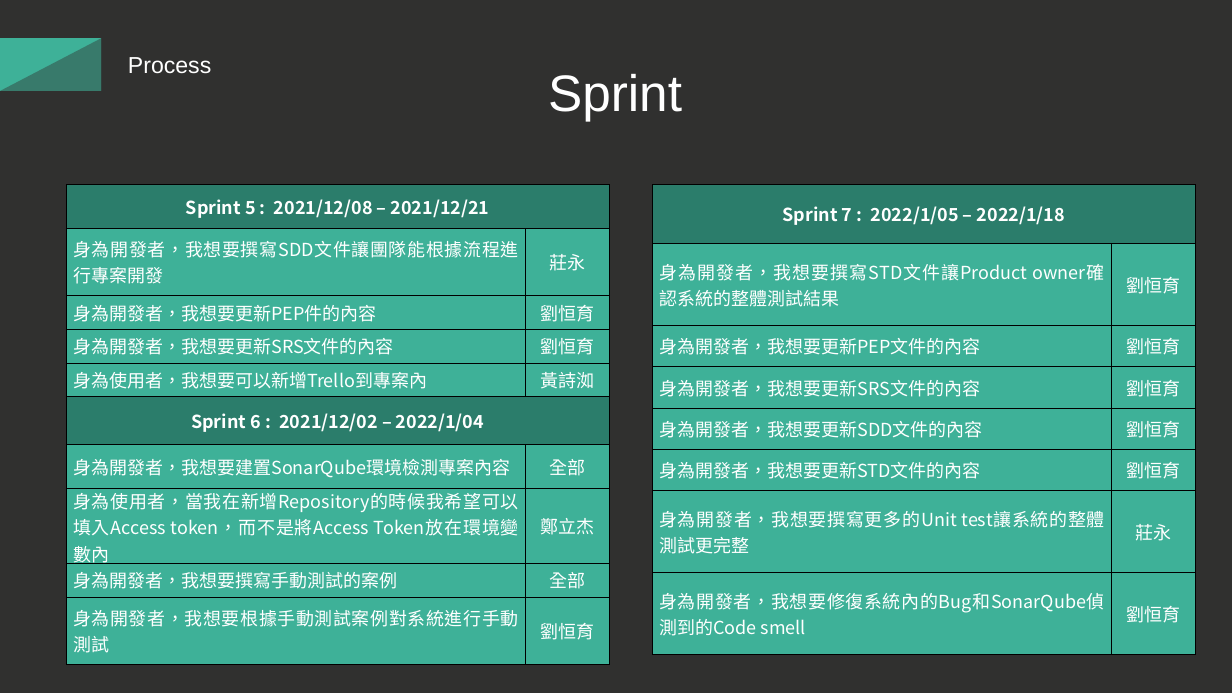
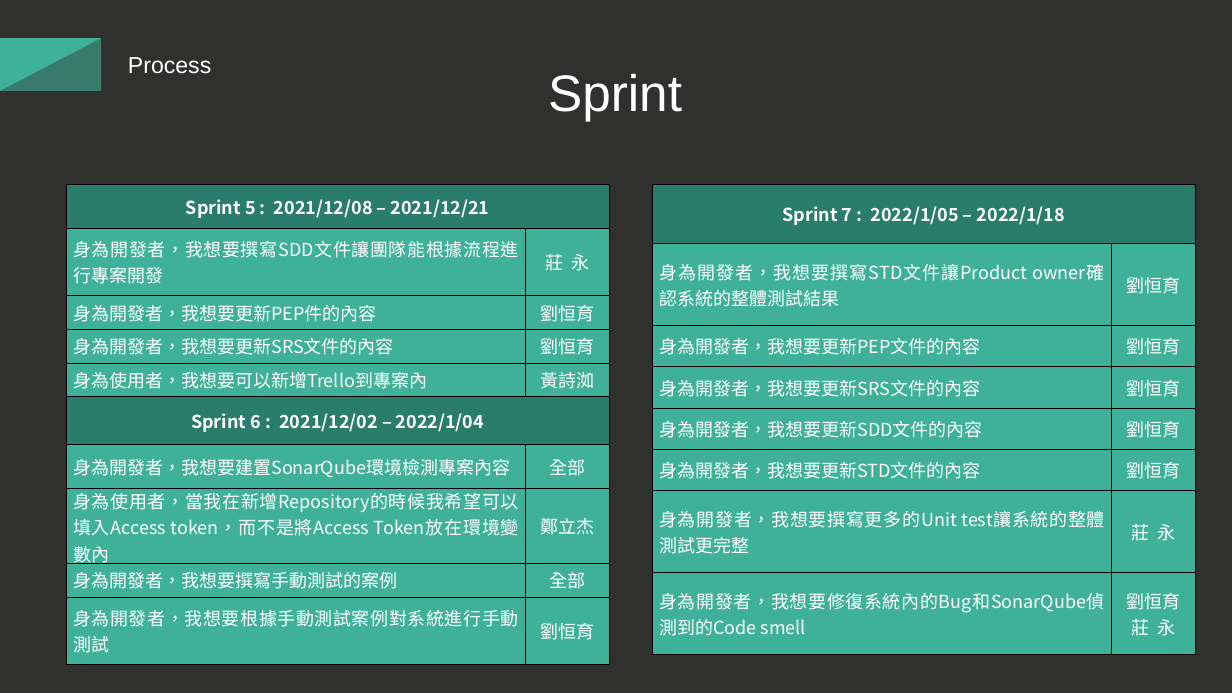
Before and after one commit to 13urgerKing/110_1-SE, a slide deck: slide 5 of documents/Final_Report.pptx. Drawn at 1232x693 pixels with LibreOffice and Linux fonts; fonts in the diff are those of the drawing. Boxes give left, top, right and bottom in pixels: in the first picture for what was removed or moved away, otherwise in the second. Text is boxed around its words. In the diff, an @@ line names an element or a change of style, - is before the commit and + after.

```diff
--- a/documents/Final_Report.pptx
+++ b/documents/Final_Report.pptx
@@ table at (67, 185, 610, 657) @@
-row 2, column 2: 莊永
+row 2, column 2: 莊 永
@@ table at (653, 185, 1196, 655) @@
-row 7, column 2: 莊永
+row 7, column 2: 莊 永
-row 8, column 2: 劉恒育
+row 8, column 2: 劉恒育 / 莊 永
```
Also in this commit, not shown: 2 other slides changed, 1 slide removed, 7 other files.
